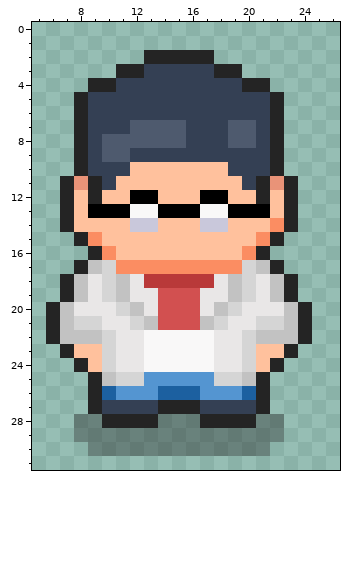
Edited in one commit: pixel-art sprite (Assets/Sprites/NPCs/jr.png). Above is the file before it was changed.
The file is 32x32 pixels. Colours within 5 levels of each other are drawn and written as one. Shown: x 5..26, y 0..31.
Once edited:
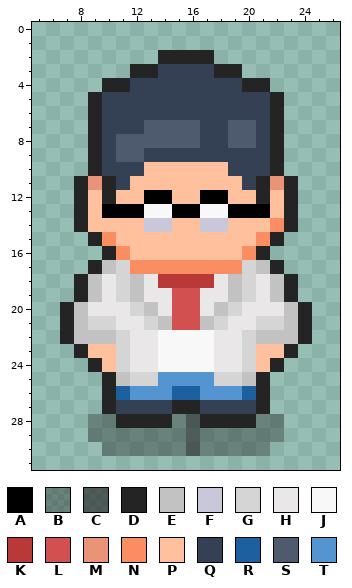
Palette (. is transparent): A #000000  B #24242464  C #242424a1  D #242424  E #c2c2c2  F #c9c8db  G #d5d5d5  H #e9e7e7  J #f9f8f8  K #b93939  L #d25050  M #e99378  N #fb8d62  P #ffc19d  Q #344054  R #1c60a0  S #4e5a6e  T #5495d1
The exact change:
The edit turns colour J into colour A in row 13 at x 12.
The edit turns colour P into colour A in row 12 at x 14.
The edit turns colour D into colour B in row 28 at x 10.
The edit turns colour B into colour C in rows 28 to 30 at x 16.
The edit turns colour B into colour D in row 28 at x 14.
The edit turns colour E into colour D in row 17 at x 9; in rows 18 to 19 at x 8; in rows 20 to 22 at x 7; in row 25 at x 10.
The edit turns colour M into colour D in row 11 at x 8.
The edit turns colour N into colour D in row 15 at x 9; in row 16 at x 10.
The edit turns colour P into colour D in row 12 at x 8 and 10; in rows 13 to 14 at x 8; in row 23 at x 8; in row 24 at x 9.
The edit turns colour Q into colour D in row 3 at x 13; in row 4 at x 11; in rows 5 to 10 at x 9; in row 11 at x 10; in row 27 at x 10.
The edit turns colour R into colour D in row 26 at x 10.
The edit turns colour G into colour E in row 17 at x 10; in row 21 at x 8; in row 22 at x 10; in row 25 at x 11.
The edit turns colour H into colour E in rows 18 to 19 at x 9 and 12; in row 20 at x 8 and 13.
The edit turns colour L into colour E in row 21 at x 14.
The edit turns colour P into colour F in row 14 at x 14.
The edit turns colour E into colour G in rows 18 to 19 at x 11; in row 20 at x 12; in row 21 at x 13.
The edit turns colour H into colour G in row 21 at x 10; in rows 22 to 24 at x 11.
The edit turns colour N into colour G in row 17 at x 11.
The edit turns colour T into colour G in row 25 at x 13.
The edit turns colour G into colour H in rows 18 to 19 at x 10; in row 20 at x 11; in row 21 at x 12.
The edit turns colour J into colour H in rows 22 to 24 at x 13.
The edit turns colour K into colour H in row 18 at x 13.
The edit turns colour L into colour H in rows 19 to 20 at x 14.
The edit turns colour A into colour J in row 13 at x 14.
The edit turns colour D into colour M in row 11 at x 9.
The edit turns colour P into colour N in row 15 at x 10; in row 16 at x 11.
The edit turns colour A into colour P in row 12 at x 12; in row 13 at x 9.
The edit turns colour D into colour P in row 12 at x 9.
The edit turns colour F into colour P in row 14 at x 12.
The edit turns colour G into colour P in rows 23 to 24 at x 10.
The edit turns colour D into colour Q in row 27 at x 14.
The edit turns colour P into colour Q in row 10 at x 12; in row 11 at x 11.
The edit turns colour S into colour Q in row 7 at x 12; in rows 8 to 9 at x 10.
The edit turns colour T into colour R in row 26 at x 11.
The edit turns colour Q into colour S in rows 7 to 8 at x 16; in row 9 at x 12.
The edit turns colour R into colour T in row 26 at x 14.
The edit erases colour B in rows 28 to 29 at x 8; in row 30 at x 9.
The edit erases colour D in row 2 at x 13; in row 3 at x 11; in row 4 at x 9; in rows 5 to 10 at x 8; in rows 11 to 14 at x 7; in row 15 at x 8.
The edit erases colour D in row 16 at x 9; in row 17 at x 8; in rows 18 to 19 at x 7; in rows 20 to 22 at x 6; in row 23 at x 7; in row 24 at x 8.
The edit erases colour D in rows 25 to 27 at x 9.
